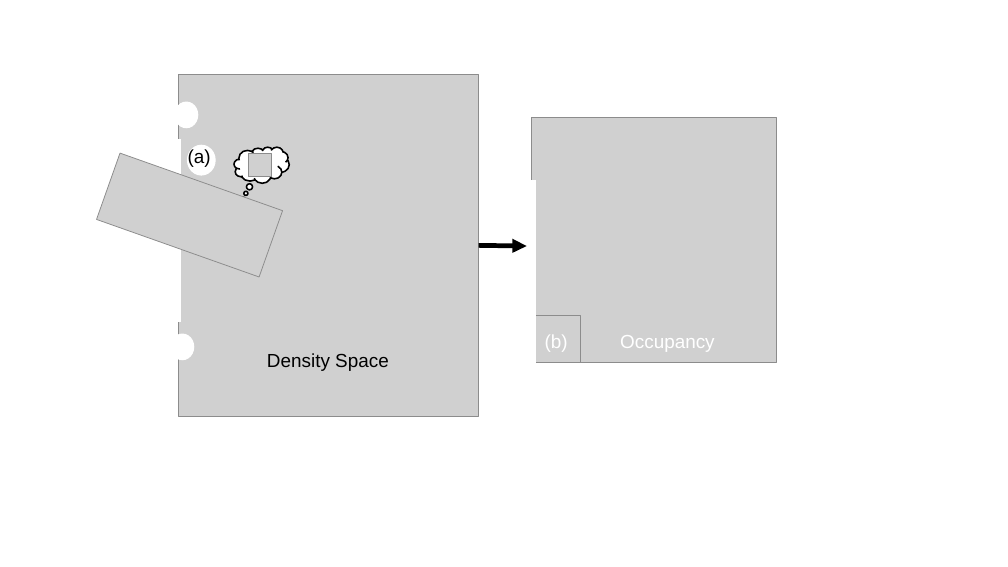
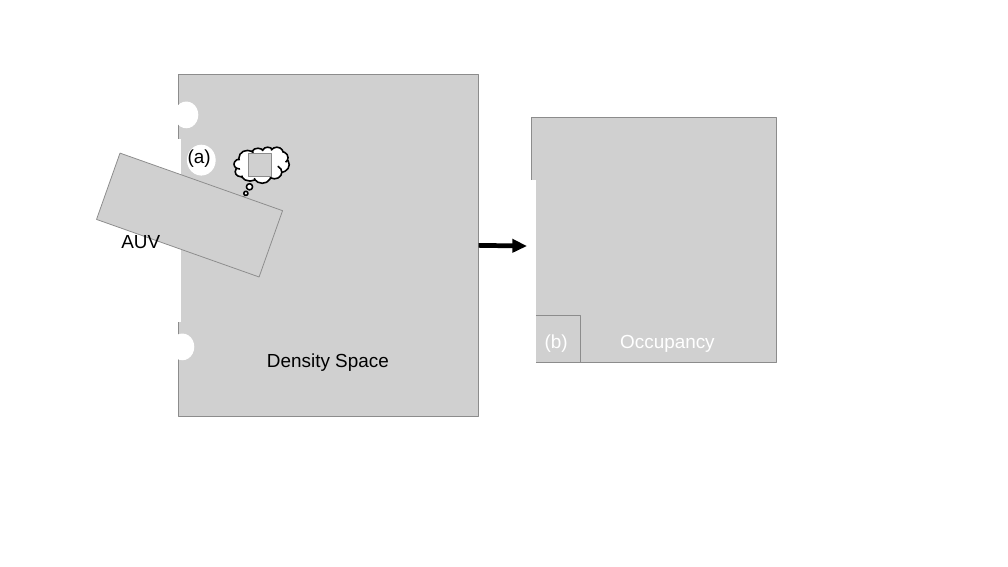
Before and after one commit to sriram-2502/mpc_cdf, a slide deck: slide 1 of figures/figures.pptx. Drawn at 1008x567 pixels with LibreOffice and Linux fonts; fonts in the diff are those of the drawing; grey boxes stand for pictures. Boxes give left, top, right and bottom in pixels: in the first picture for what was removed or moved away, otherwise in the second. Text is boxed around its words. In the diff, an @@ line names an element or a change of style, - is before the commit and + after.

```diff
--- a/figures/figures.pptx
+++ b/figures/figures.pptx
@@ text added at (121, 234, 160, 249), 18 pt, text #000000 @@
+AUV
```
Also in this commit, not shown: 8 other files.
